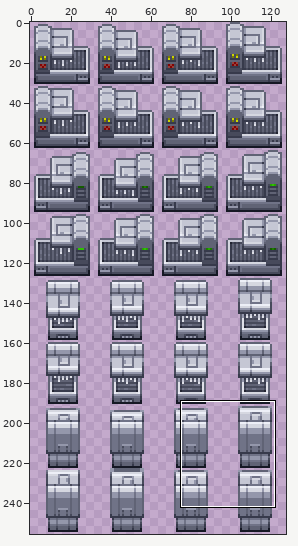
Two versions of one sprite sheet, Resources/Textures/Structures/Machines/uniform_printer.rsi/building.png. Above: a wide view before the commit, with the close-up outlined.
Close-up. As it was:
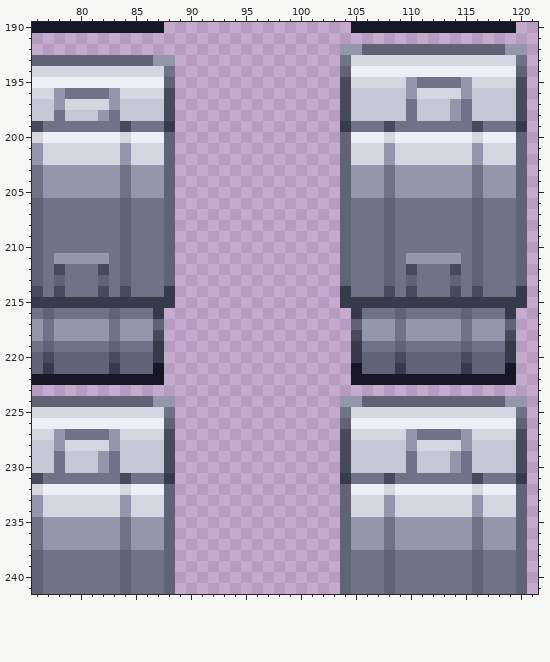
The file is 128x256 pixels. Shown: x 76..121, y 190..241. The commit also changed other parts of the picture, which this record leaves out.
After:
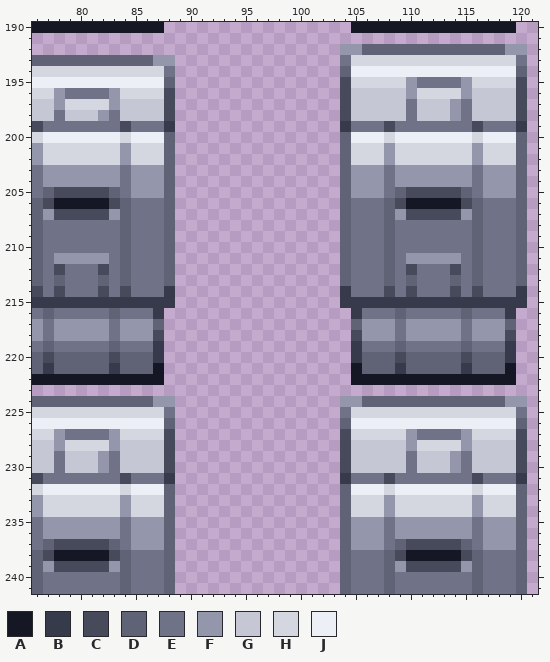
Palette (. is transparent): A #151824  B #373a4b  C #474a5b  D #606375  E #707387  F #9497ab  G #c5c7d4  H #d5d7e0  J #edeff7
Difference:
@@ x 76..121 @@
 204 EFFFFFFFEFFFD...............DFFFEFFFFFFFEFFFD.
-205 EFFFFFFFEFFFD...............DFFFEFFFFFFFEFFFD.
-206 DEEEEEEEDEEED...............DEEEDEEEEEEEDEEED.
-207 DEEEEEEEDEEED...............DEEEDEEEEEEEDEEED.
+205 EDCCCCCDEFFFD...............DFFFEDCCCCCDEFFFD.
+206 DCAAAAACDEEED...............DEEEDCAAAAACDEEED.
+207 DFCCCCCFDEEED...............DEEEDFCCCCCFDEEED.
 208 DEEEEEEEDEEED...............DEEEDEEEEEEEDEEED.
@@ x 76..121 @@
 236 EFFFFFFFEFFFD...............DFFFEFFFFFFFEFFFD.
-237 EFFFFFFFEFFFD...............DFFFEFFFFFFFEFFFD.
-238 DEEEEEEEDEEED...............DEEEDEEEEEEEDEEED.
-239 DEEEEEEEDEEED...............DEEEDEEEEEEEDEEED.
+237 EDCCCCCDEFFFD...............DFFFEDCCCCCDEFFFD.
+238 DCAAAAACDEEED...............DEEEDCAAAAACDEEED.
+239 DFCCCCCFDEEED...............DEEEDFCCCCCFDEEED.
 240 DEEEEEEEDEEED...............DEEEDEEEEEEEDEEED.
Boxes around the changes in both close-ups, in picture pixels (x1, y1, x2, y2):
changed: (43, 187, 120, 220)
changed: (395, 187, 472, 220)
changed: (43, 539, 120, 572)
changed: (395, 539, 472, 572)
